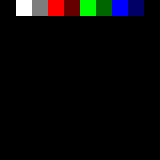
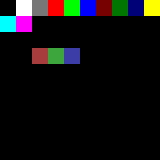
Comparing the layer stacks of the two 160×160 images. Changes:
painted on "Background" over bbox(0, 0, 160, 64)
